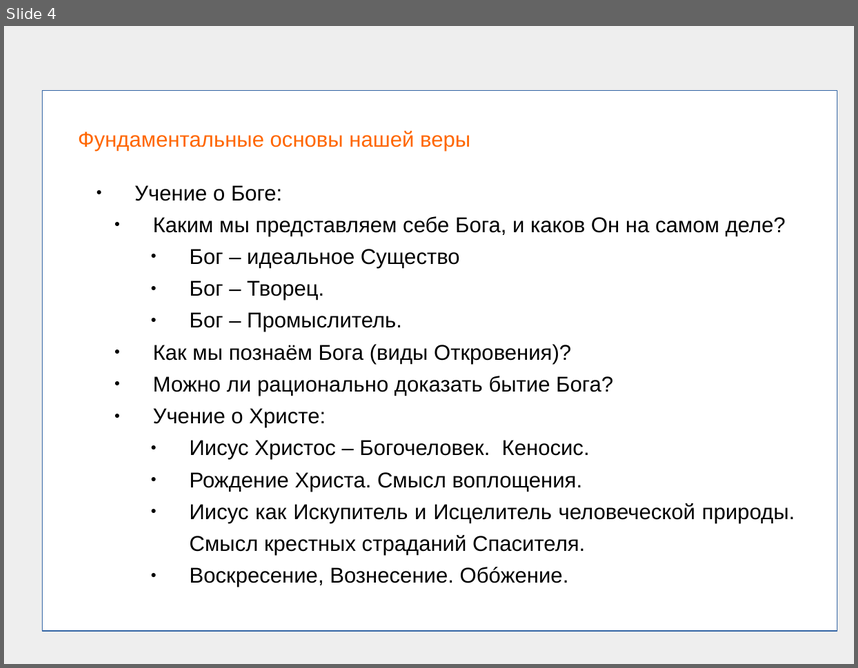
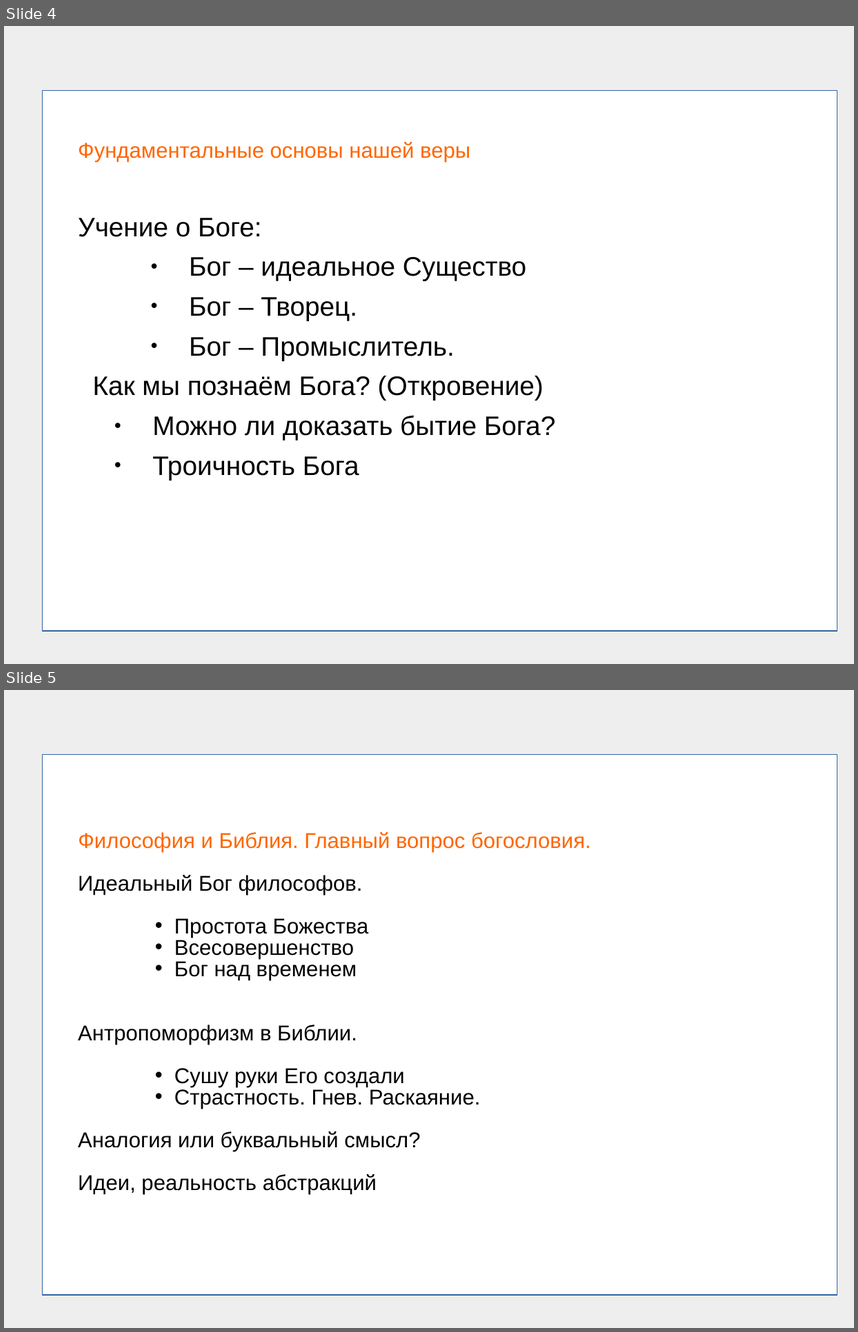
Before and after one commit to frpaul/ob, a slide deck: presentations/01_beginning_the_course_03.ppt. Shown one above the other, each under a label of ours: slide 4 before the commit, slides 4 and 5 after it. The pictures are 858x668 and 858x1332 pixels, drawn with LibreOffice and Linux fonts; fonts in the diff are those of the drawing. Boxes give left, top, right and bottom in pixels: in the first picture for what was removed or moved away, otherwise in the second. Text is boxed around its words. In the diff, an @@ line names an element or a change of style, - is before the commit and + after.

```diff
--- a/presentations/01_beginning_the_course_03.ppt
+++ b/presentations/01_beginning_the_course_03.ppt
@@ slide 5 added at box(4, 690, 854, 1328), background #EEEEEE @@
@@ rectangle added at box(43, 755, 837, 1294), fill #FFFFFF, outline #3465A4 0.74 pt @@
@@ text added at box(78, 832, 591, 1194), 20 pt, text #000000 @@
+Философия и Библия. Главный вопрос богословия.
+Идеальный Бог философов.
+    • Простота Божества
+    • Всесовершенство
+    • Бог над временем
+Антропоморфизм в Библии.
+    • Сушу руки Его создали
+    • Страстность. Гнев. Раскаяние.
+Аналогия или буквальный смысл?
+Идеи, реальность абстракций
@@ slide 4 changed as well @@
@@ text at box(78, 142, 526, 361): size 20 to 25 pt in "Учение о Боге:", "Бог – идеальное Существо", "Бог – Творец.", "Бог – Промыслитель."; indent changed; line spacing 0.83 to 1.24; bullet ● to none; list level 2 to 1 in "Учение о Боге:" @@
@@ text at box(153, 216, 786, 236): paragraph removed @@
-    ● Каким мы представляем себе Бога, и каков Он на самом деле?
@@ text at box(93, 376, 555, 480): text changed; size 20 to 25 pt @@
-    ● Как мы познаём Бога (виды Откровения)?
-    ● Можно ли рационально доказать бытие Бога?
-    ● Учение о Христе:
-        ● Иисус Христос – Богочеловек. Кеносис.
-        ● Рождение Христа. Смысл воплощения.
-        ● Иисус как Искупитель и Исцелитель человеческой природы. Смысл крестных страданий Спасителя.
-        ● Воскресение, Вознесение. Обóжение.
+Как мы познаём Бога? (Откровение)
+    ● Можно ли доказать бытие Бога?
+    ● Троичность Бога
```
Also in this commit, not shown: 7 other slides changed, 2 slides removed, 17 other files.
